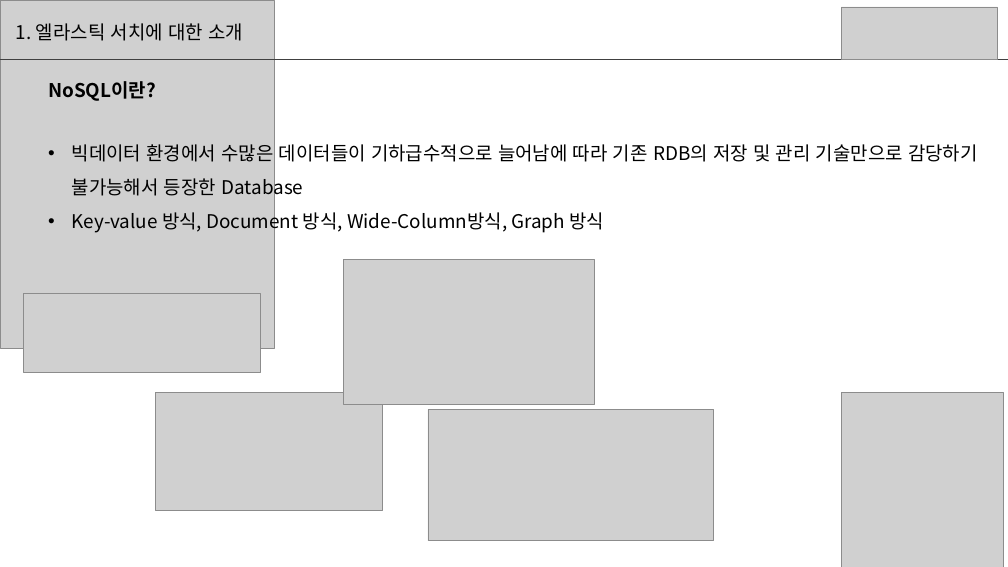
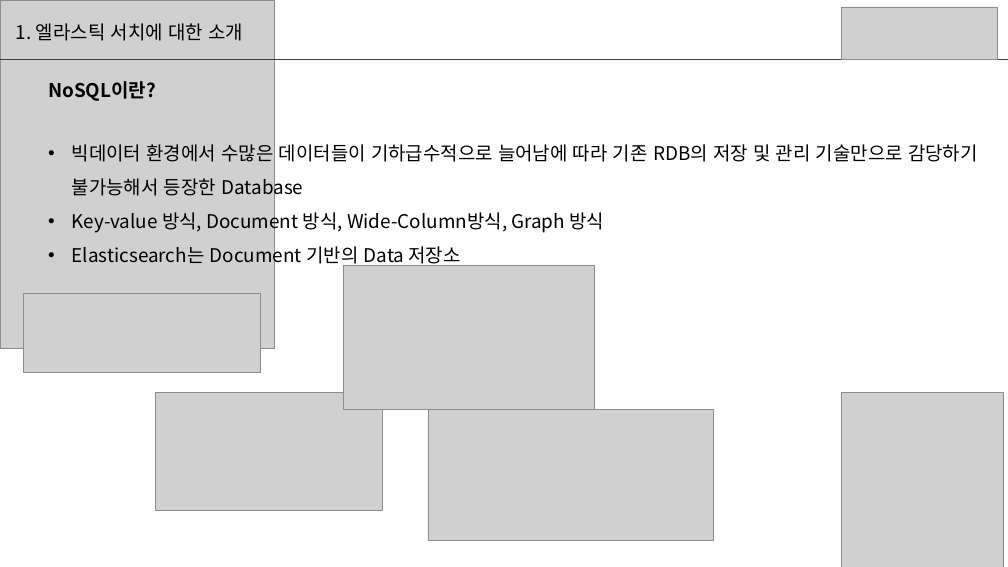
Before and after one commit to sup2is/dev-note, a slide deck: slide 3 of study/elasticsearch/Elasticsearch스터디1주차자료.pptx. Drawn at 1008x567 pixels with LibreOffice and Linux fonts; fonts in the diff are those of the drawing; grey boxes stand for pictures. Boxes give left, top, right and bottom in pixels: in the first picture for what was removed or moved away, otherwise in the second. Text is boxed around its words. In the diff, an @@ line names an element or a change of style, - is before the commit and + after.

```diff
--- a/study/elasticsearch/Elasticsearch스터디1주차자료.pptx
+++ b/study/elasticsearch/Elasticsearch스터디1주차자료.pptx
@@ text at <box>72,243,461,268</box>: paragraph added @@
+• Elasticsearch는 Document 기반의 Data 저장소
@@ picture: place and size @@
-picture at <box>343,260,594,405</box>
+picture at <box>343,265,594,409</box>
```
Also in this commit, not shown: 2 other slides changed, 20 slides added, 1 other file.
